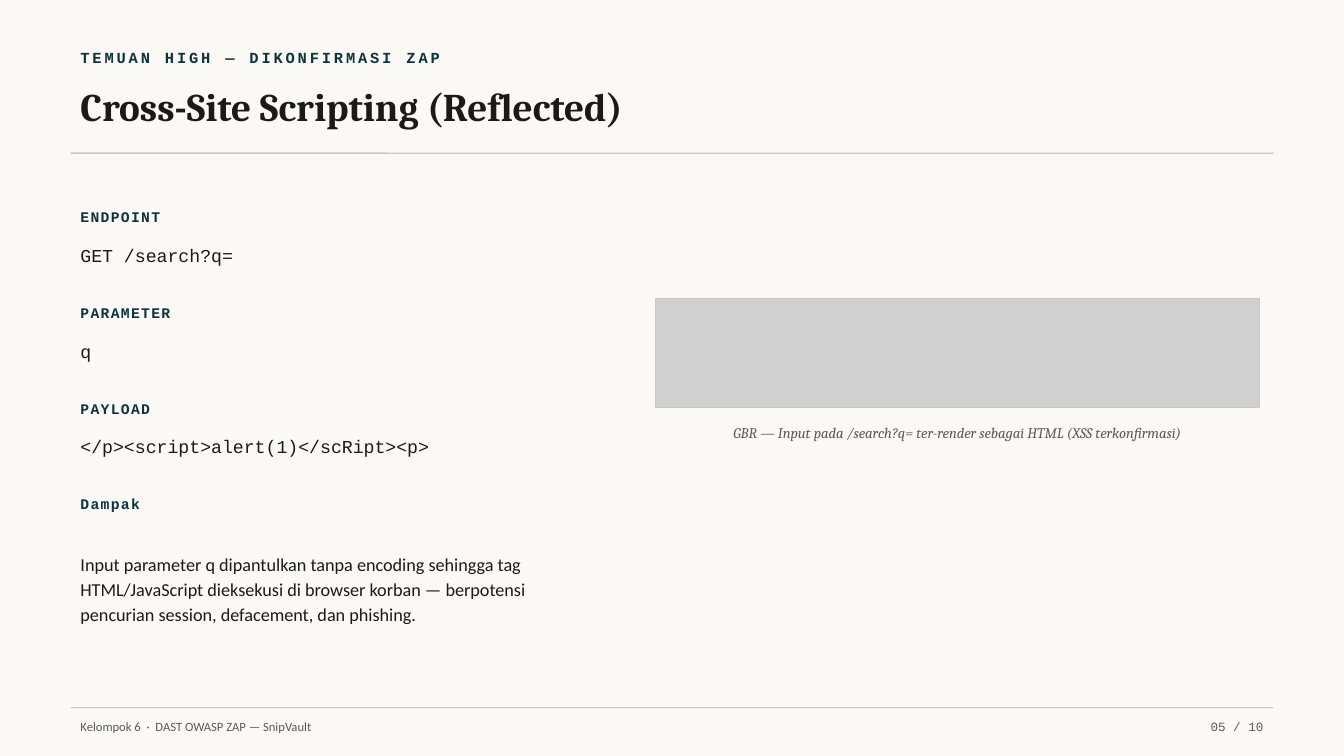
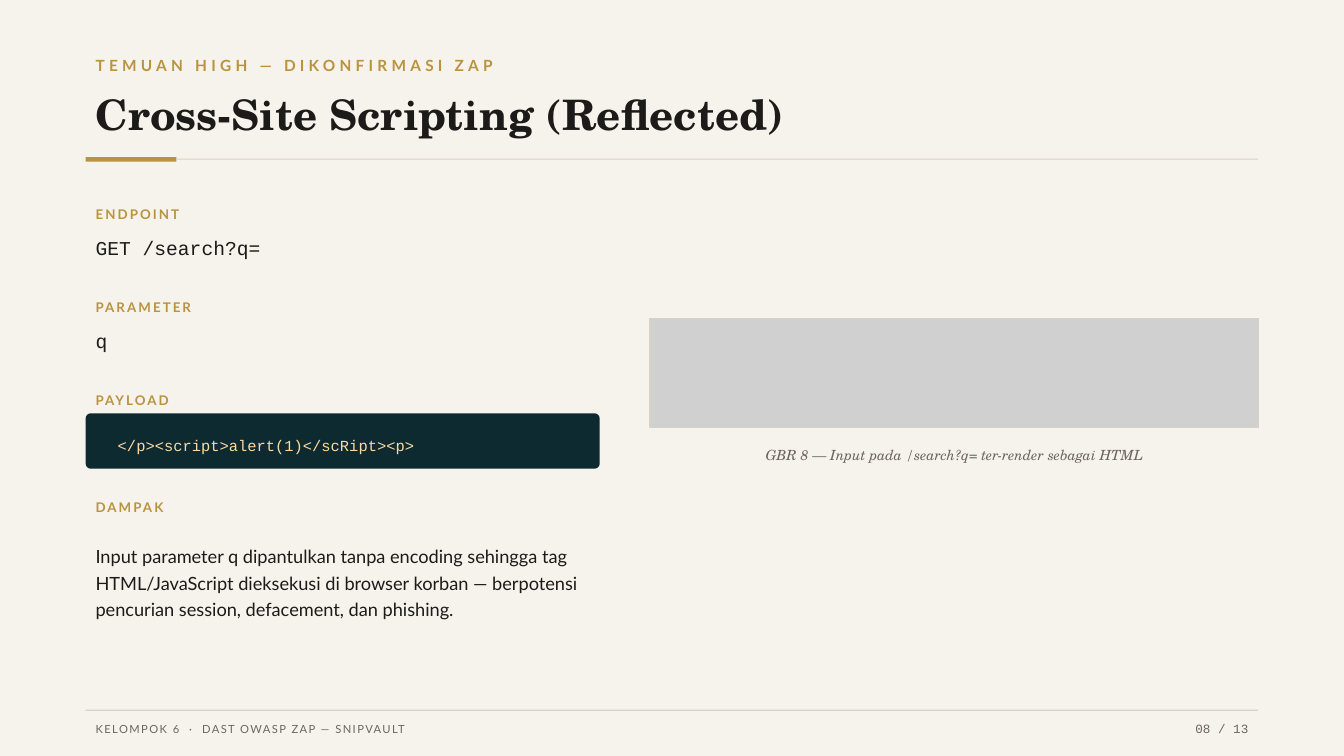
Before and after one commit to FirmansyahDzakwanArifien/DevSecOPS, a slide deck: slide 8 of Kelompok-6_DAST_P6/Kelompok-6_DAST_P6_Presentasi.pptx (slide 5 before the commit). Drawn at 1344x756 pixels with LibreOffice and Linux fonts; fonts in the diff are those of the drawing; grey boxes stand for pictures. Boxes give left, top, right and bottom in pixels: in the first picture for what was removed or moved away, otherwise in the second. Text is boxed around its words. In the diff, an @@ line names an element or a change of style, - is before the commit and + after.

Commit message:
style: redesain slide DAST (Georgia Pro + Segoe UI), tambah capture & slide GitHub Actions ZAP

```diff
--- a/Kelompok-6_DAST_P6/Kelompok-6_DAST_P6_Presentasi.pptx
+++ b/Kelompok-6_DAST_P6/Kelompok-6_DAST_P6_Presentasi.pptx
@@ background #FAF9F6 to #F6F3EC @@
@@ text "TEMUAN HIGH — DIKONFIRMASI ZAP": place and size @@
-text "TEMUAN HIGH — DIKONFIRMASI ZAP" at [80, 52, 439, 63]
+text "TEMUAN HIGH — DIKONFIRMASI ZAP" at [96, 59, 493, 71]
@@ text "TEMUAN HIGH — DIKONFIRMASI ZAP" at [96, 59, 493, 71]: font Courier New to Lato, text colour #0C343D to #B9933F, letter spacing 2 to 3 pt @@
@@ text "Cross-Site Scripting (Reflected)": place and size @@
-text "Cross-Site Scripting (Reflected)" at [80, 92, 622, 130]
+text "Cross-Site Scripting (Reflected)" at [96, 99, 784, 139]
@@ text "Cross-Site Scripting (Reflected)" at [96, 99, 784, 139]: size 28 to 30 pt, font Cambria to TeX Gyre Schola, text colour #1A1A1A to #1C1B19 @@
@@ line removed from (71, 153) to (1273, 153) @@
@@ rectangle added at [86, 157, 176, 161], fill #B9933F @@
@@ rectangle added at [176, 158, 1258, 159], fill #D8D2C6 @@
@@ text "ENDPOINT": place and size @@
-text "ENDPOINT" at [80, 212, 160, 222]
+text "ENDPOINT" at [96, 209, 180, 219]
@@ text "GET /search?q=": place and size @@
-text "GET /search?q=" at [80, 249, 233, 266]
+text "GET /search?q=" at [96, 241, 261, 259]
@@ text "GET /search?q=" at [96, 241, 261, 259]: size 13 to 14 pt, text colour #1A1A1A to #1C1B19 @@
@@ text "PARAMETER": place and size @@
-text "PARAMETER" at [80, 308, 170, 318]
+text "PARAMETER" at [86, 294, 600, 321]
@@ text "q" at [96, 337, 108, 352]: size 13 to 14 pt, text colour #1A1A1A to #1C1B19 @@
@@ text "q": place and size @@
-text "q" at [80, 348, 91, 362]
+text "q" at [96, 337, 108, 352]
@@ picture: place and size @@
-picture at [655, 298, 1260, 407]
+picture at [650, 319, 1258, 427]
@@ rectangle: place and size @@
-rectangle at [655, 298, 1260, 407]
+rectangle at [650, 319, 1258, 427]
@@ rectangle at [650, 319, 1258, 427]: outline #CBC7BE 0.75 pt to #D8D2C6 1 pt @@
@@ size 10.5 to 9.5 pt, font Courier New to Lato, text colour #0C343D to #B9933F, letter spacing 1 to 1.5 pt in 3 elements at [96, 209, 180, 219], [86, 294, 600, 321], [86, 387, 600, 413] @@
@@ text "PAYLOAD": place and size @@
-text "PAYLOAD" at [80, 404, 150, 414]
+text "PAYLOAD" at [86, 387, 600, 413]
@@ rounded rectangle added at [86, 413, 600, 469], fill #0C2A30 @@
@@ text "</p><script>alert(1)</scRipt><p>": place and size @@
-text "</p><script>alert(1)</scRipt><p>" at [80, 441, 429, 457]
+text "</p><script>alert(1)</scRipt><p>" at [118, 440, 414, 455]
@@ text "</p><script>alert(1)</scRipt><p>" at [118, 440, 414, 455]: size 13 to 11 pt, text colour #1A1A1A to #FFD9A0; line spacing 1 to 1.12; vertical alignment middle to top @@
@@ text at [766, 450, 1144, 463]: text changed; size 10.5 to 10 pt; font Cambria to TeX Gyre Schola; text colour #5B5B55 to #6B675F @@
-GBR — Input pada /search?q= ter-render sebagai HTML (XSS terkonfirmasi)
+GBR 8 — Input pada /search?q= ter-render sebagai HTML
@@ text at [80, 499, 139, 512]: text changed; size 10.5 to 9.5 pt; font Courier New to Lato; text colour #0C343D to #B9933F @@
-Dampak
+DAMPAK
@@ text "Input parameter q dipantulkan tanpa ...": place and size @@
-text "Input parameter q dipantulkan tanpa ..." at [80, 558, 526, 624]
+text "Input parameter q dipantulkan tanpa ..." at [96, 549, 577, 620]
@@ text "Input parameter q dipantulkan tanpa ..." at [96, 549, 577, 620]: font Calibri to Lato, text colour #1A1A1A to #1C1B19; line spacing 1.15 to 1.2 @@
@@ line removed from (71, 708) to (1273, 708) @@
@@ rectangle added at [86, 710, 1258, 711], fill #D8D2C6 @@
@@ text at [173, 725, 179, 733]: text changed; size 9 to 8 pt; font Calibri to Lato; text colour #5B5B55 to #6B675F @@
-Kelompok 6 · DAST OWASP ZAP — SnipVault
+KELOMPOK 6 · DAST OWASP ZAP — SNIPVAULT
@@ text added at [1195, 724, 1248, 733], 9 pt, text #6B675F @@
+08 / 13
@@ text removed at [1211, 722, 1263, 731] @@
-05 / 10
```
Also in this commit, not shown: 8 other slides changed, 4 slides added, 1 slide removed.
